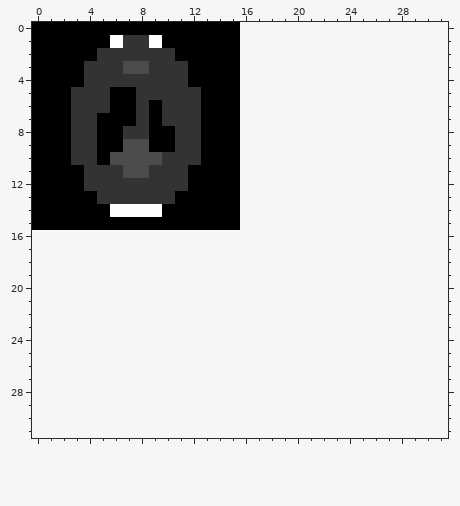
Two versions of one pixel-art sprite, images/tempPhantom.png. Above is the file before it was changed.
The file is 16x16 pixels. The old version is drawn lined up with the new one, on the new canvas.
The result:
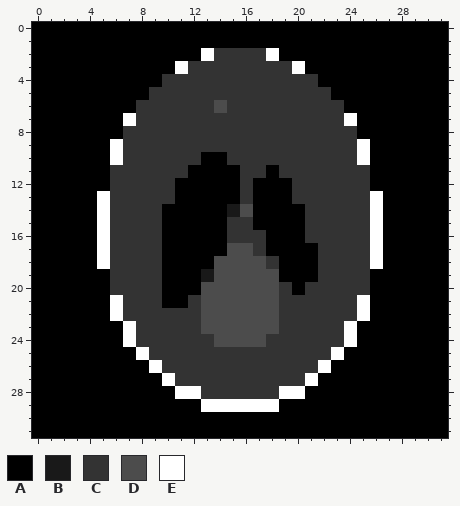
Palette (. is transparent): A #000000  B #191919  C #333333  D #4c4c4c  E #ffffff
Changes in this commit:
canvas 16x16 -> 32x32
@@ x 0..31 @@
- 0 AAAAAAAAAAAAAAAA................
- 1 AAAAAAECCEAAAAAA................
- 2 AAAAACCCCCCAAAAA................
- 3 AAAACCCDDCCCAAAA................
- 4 AAAACCCCCCCCAAAA................
- 5 AAACCCAACCCCCAAA................
- 6 AAACCCAACACCCAAA................
- 7 AAACCAAACACCCAAA................
- 8 AAACCAACCAACCAAA................
- 9 AAACCAADDAACCAAA................
-10 AAACCADDDDCCCAAA................
-11 AAAACCCDDCCCAAAA................
-12 AAAACCCCCCCCAAAA................
-13 AAAAACCCCCCAAAAA................
-14 AAAAAAEEEEAAAAAA................
-15 AAAAAAAAAAAAAAAA................
-16 ................................
-17 ................................
-18 ................................
-19 ................................
-20 ................................
-21 ................................
-22 ................................
-23 ................................
-24 ................................
-25 ................................
-26 ................................
-27 ................................
-28 ................................
-29 ................................
-30 ................................
-31 ................................
+ 0 AAAAAAAAAAAAAAAAAAAAAAAAAAAAAAAA
+ 1 AAAAAAAAAAAAAAAAAAAAAAAAAAAAAAAA
+ 2 AAAAAAAAAAAAAECCCCEAAAAAAAAAAAAA
+ 3 AAAAAAAAAAAECCCCCCCCEAAAAAAAAAAA
+ 4 AAAAAAAAAACCCCCCCCCCCCAAAAAAAAAA
+ 5 AAAAAAAAACCCCCCCCCCCCCCAAAAAAAAA
+ 6 AAAAAAAACCCCCCDCCCCCCCCCAAAAAAAA
+ 7 AAAAAAAECCCCCCCCCCCCCCCCEAAAAAAA
+ 8 AAAAAAACCCCCCCCCCCCCCCCCCAAAAAAA
+ 9 AAAAAAECCCCCCCCCCCCCCCCCCEAAAAAA
+10 AAAAAAECCCCCCAACCCCCCCCCCEAAAAAA
+11 AAAAAACCCCCCAAAACCACCCCCCCAAAAAA
+12 AAAAAACCCCCAAAAACAAACCCCCCAAAAAA
+13 AAAAAECCCCCAAAAACAAACCCCCCEAAAAA
+14 AAAAAECCCCAAAAABDAAAACCCCCEAAAAA
+15 AAAAAECCCCAAAAACCAAAACCCCCEAAAAA
+16 AAAAAECCCCAAAAACCCAAACCCCCEAAAAA
+17 AAAAAECCCCAAAAADDCAAAACCCCEAAAAA
+18 AAAAAECCCCAAAADDDDCAAACCCCEAAAAA
+19 AAAAAACCCCAAABDDDDDAAACCCCAAAAAA
+20 AAAAAACCCCAAADDDDDDCACCCCCAAAAAA
+21 AAAAAAECCCAACDDDDDDCCCCCCEAAAAAA
+22 AAAAAAECCCCCCDDDDDDCCCCCCEAAAAAA
+23 AAAAAAAECCCCCDDDDDDCCCCCEAAAAAAA
+24 AAAAAAAECCCCCCDDDDCCCCCCEAAAAAAA
+25 AAAAAAAAECCCCCCCCCCCCCCEAAAAAAAA
+26 AAAAAAAAAECCCCCCCCCCCCEAAAAAAAAA
+27 AAAAAAAAAAECCCCCCCCCCEAAAAAAAAAA
+28 AAAAAAAAAAAEECCCCCCEEAAAAAAAAAAA
+29 AAAAAAAAAAAAAEEEEEEAAAAAAAAAAAAA
+30 AAAAAAAAAAAAAAAAAAAAAAAAAAAAAAAA
+31 AAAAAAAAAAAAAAAAAAAAAAAAAAAAAAAA
